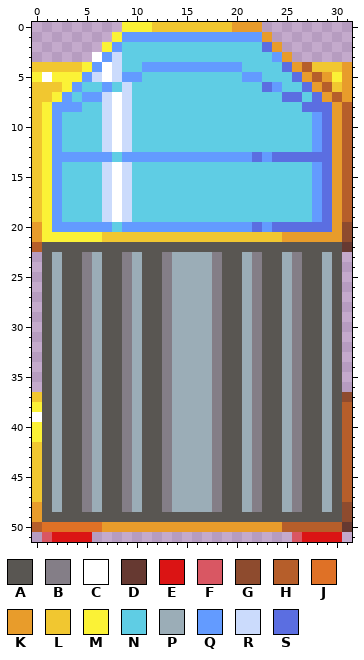
Pixel-art file -- core/assets-src/sprites/vehicles/antonin.ase. That is the earlier state.
32x52 pixels, 1 frame.
Palette (. is transparent): A #595652  B #847e87  C #ffffff  D #663931  E #db1414  F #d95763  G #8e4b2e  H #b65e2a  J #df7126  K #e89c2b  L #f1c730  M #fbf236  N #5fcde4  P #9badb7  Q #639bff  R #cbdbfc  S #5b6ee1
New version:
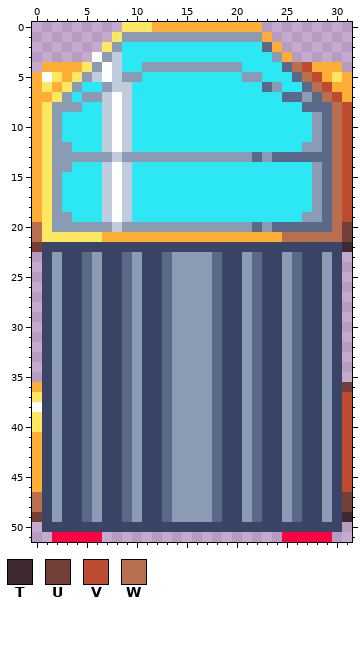
Colours new in this view: T #3f2832  U #743f39  V #be4a2f  W #b86f50
Edits made:
layer "front" added
layer "Layer 1 Copy Copy" removed
layer "Layer 2" removed
@@ palette @@
-A #595652
+A #3a4466
-B #847e87
+B #5a6988
-E #db1414
+E #ff0044
-L #f1c730
+L #feae34
-M #fbf236
+M #fee761
-N #5fcde4
+N #2ce8f5
-P #9badb7
+P #8b9bb4
-R #cbdbfc
+R #c0cbdc
@@ x 0..31 @@
- 0 .........MMMLLLLLLLLKKK.........
- 1 ........MQQQQQQQQQQQQQQK........
- 2 .......MQNNNNNNNNNNNNNNSK.......
- 3 ......CQRNNNNNNNNNNNNNNNQK......
- 4 LLLLLMQCRNNQQQQQQQQQQNNNNSKHLLLK
- 5 MCMMMQRCRQQNNNNNNNNNNQQNNNSKHKMK
- 6 LLLMQNNQNRNNNNNNNNNNNNNSQNNSKHLK
- 7 LLMQNQQRCRNNNNNNNNNNNNNNNSSNSKHK
- 8 LMQQQNNRCRNNNNNNNNNNNNNNNNNSSSKH
- 9 LMQNNNNRCRNNNNNNNNNNNNNNNNNNQSKH
-10 LMQNNNNRCRNNNNNNNNNNNNNNNNNNQSKH
-11 LMQNNNNRCRNNNNNNNNNNNNNNNNNNQSKH
-12 LMQNNNNRCRNNNNNNNNNNNNNNNNNNQSKH
-13 LMQQQQQQNQQQQQQQQQQQQQSQSSSSSSKH
-14 LMQNNNNRCRNNNNNNNNNNNNNNNNNNQSKH
-15 LMQNNNNRCRNNNNNNNNNNNNNNNNNNQSKH
-16 LMQNNNNRCRNNNNNNNNNNNNNNNNNNQSKH
-17 LMQNNNNRCRNNNNNNNNNNNNNNNNNNQSKH
-18 LMQNNNNRCRNNNNNNNNNNNNNNNNNNQSKH
-19 LMQNNNNRCRNNNNNNNNNNNNNNNNNNQSKH
-20 KMQQQQQQNQQQQQQQQQQQQQSQSSSSSSKG
-21 KMMMMMMLLLLLLLLLLLLLLLLLLKKKKKKG
-22 HAAAAAAAAAAAAAAAAAAAAAAAAAAAAAAD
+ 0 .........MMMLLLLLLLLLLL.........
+ 1 ........MPPPPPPPPPPPPPPL........
+ 2 .......MPNNNNNNNNNNNNNNBL.......
+ 3 ......CPRNNNNNNNNNNNNNNNPL......
+ 4 .LLLLMPCRNNPPPPPPPPPPNNNNBWVLLL.
+ 5 LCMLMPRCRPPNNNNNNNNNNPPNNNBWVLML
+ 6 LMLMPNNPRRNNNNNNNNNNNNNBPNNBWVLL
+ 7 LLMPNPPRCRNNNNNNNNNNNNNNNBBPBWVL
+ 8 LMPPPNNRCRNNNNNNNNNNNNNNNNNBBBWV
+ 9 LMPNNNNRCRNNNNNNNNNNNNNNNNNNPBWV
+10 LMPNNNNRCRNNNNNNNNNNNNNNNNNNPBWV
+11 LMPNNNNRCRNNNNNNNNNNNNNNNNNNPBWV
+12 LMPPNNNRCRNNNNNNNNNNNNNNNNNPPBWV
+13 LMPPPPPPRPPPPPPPPPPPPPBPBBBBBBWV
+14 LMPPNNNRCRNNNNNNNNNNNNNNNNNNPBWV
+15 LMPNNNNRCRNNNNNNNNNNNNNNNNNNPBWV
+16 LMPNNNNRCRNNNNNNNNNNNNNNNNNNPBWV
+17 LMPNNNNRCRNNNNNNNNNNNNNNNNNNPBWV
+18 LMPNNNNRCRNNNNNNNNNNNNNNNNNNPBWV
+19 LMPPNNNRCRNNNNNNNNNNNNNNNNNPPBWV
+20 WMPPPPPPRPPPPPPPPPPPPPBPBBBBBBWU
+21 WMMMMMMLLLLLLLLLLLLLLLLLLWWWWWWU
+22 UAAAAAAAAAAAAAAAAAAAAAAAAAAAAAAT
 23 .APAABPAABPAABPPPPBAAPBAAPBAAPA.
@@ x 0..31 @@
 35 .APAABPAABPAABPPPPBAAPBAAPBAAPA.
-36 .APAABPAABPAABPPPPBAAPBAAPBAAPA.
-37 LAPAABPAABPAABPPPPBAAPBAAPBAAPAG
-38 MAPAABPAABPAABPPPPBAAPBAAPBAAPAH
-39 CAPAABPAABPAABPPPPBAAPBAAPBAAPAH
-40 MAPAABPAABPAABPPPPBAAPBAAPBAAPAH
-41 MAPAABPAABPAABPPPPBAAPBAAPBAAPAH
-42 LAPAABPAABPAABPPPPBAAPBAAPBAAPAH
-43 LAPAABPAABPAABPPPPBAAPBAAPBAAPAH
-44 LAPAABPAABPAABPPPPBAAPBAAPBAAPAH
-45 LAPAABPAABPAABPPPPBAAPBAAPBAAPAH
-46 LAPAABPAABPAABPPPPBAAPBAAPBAAPAH
-47 LAPAABPAABPAABPPPPBAAPBAAPBAAPAH
-48 KAPAABPAABPAABPPPPBAAPBAAPBAAPAG
-49 KAAAAAAAAAAAAAAAAAAAAAAAAAAAAAAG
-50 HJJJJJJKKKKKKKKKKKKKKKKKKHHHHHHD
-51 .FEEEE....................FEEEE.
+36 LAPAABPAABPAABPPPPBAAPBAAPBAAPAU
+37 MAPAABPAABPAABPPPPBAAPBAAPBAAPAV
+38 CAPAABPAABPAABPPPPBAAPBAAPBAAPAV
+39 MAPAABPAABPAABPPPPBAAPBAAPBAAPAV
+40 MAPAABPAABPAABPPPPBAAPBAAPBAAPAV
+41 LAPAABPAABPAABPPPPBAAPBAAPBAAPAV
+42 LAPAABPAABPAABPPPPBAAPBAAPBAAPAV
+43 LAPAABPAABPAABPPPPBAAPBAAPBAAPAV
+44 LAPAABPAABPAABPPPPBAAPBAAPBAAPAV
+45 LAPAABPAABPAABPPPPBAAPBAAPBAAPAV
+46 LAPAABPAABPAABPPPPBAAPBAAPBAAPAV
+47 WAPAABPAABPAABPPPPBAAPBAAPBAAPAU
+48 WAPAABPAABPAABPPPPBAAPBAAPBAAPAU
+49 UAPAABPAABPAABPPPPBAAPBAAPBAAPAT
+50 .AAAAAAAAAAAAAAAAAAAAAAAAAAAAAA.
+51 ..EEEEE..................EEEEE..
Where, in picture pixels (left, top, right, bottom), the same in both pictures:
changed: (32, 22, 352, 542)
